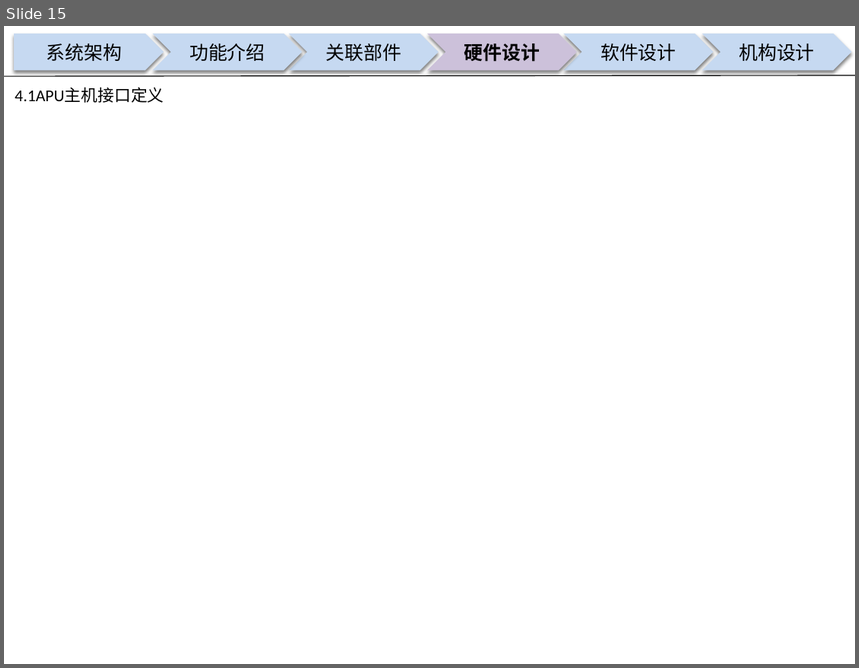
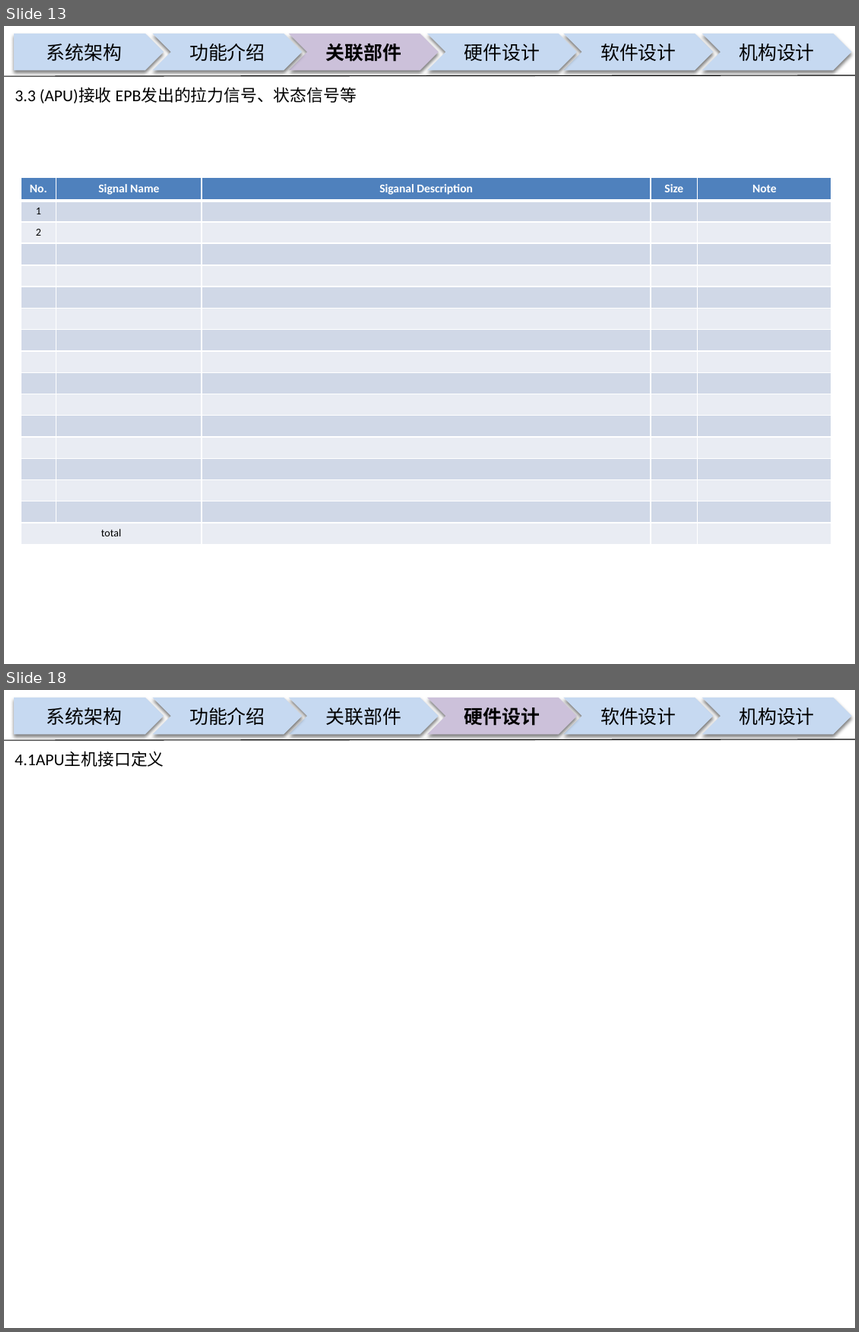
Before and after one commit to guruquan887/VAD01, a slide deck: 01需求分析/docs/specs/00APU设计构想书-VAD01-20180126.pptx. Shown one above the other, each under a label of ours: slide 15 before the commit, slides 13 and 18 after it; the slides between them are not shown. The pictures are 859x668 and 859x1332 pixels, drawn with LibreOffice and Linux fonts; fonts in the diff are those of the drawing; background and template pictures are left out. Boxes give left, top, right and bottom in pixels: in the first picture for what was removed or moved away, otherwise in the second. Text is boxed around its words. In the diff, an @@ line names an element or a change of style, - is before the commit and + after.

```diff
--- a/01需求分析/docs/specs/00APU设计构想书-VAD01-20180126.pptx
+++ b/01需求分析/docs/specs/00APU设计构想书-VAD01-20180126.pptx
@@ slide 13 added at (4, 26, 855, 664), background picture (left out) @@
@@ pentagon arrow added at (14, 34, 164, 70), fill #C6D9F1, 16 pt, text #000000 @@
+系统架构
@@ chevron added at (152, 34, 302, 70), fill #C6D9F1, 16 pt, text #000000 @@
+功能介绍
@@ chevron added at (289, 34, 439, 70), fill #CCC1DA, 16 pt, text #000000, bold @@
+关联部件
@@ chevron added at (427, 34, 577, 70), fill #C6D9F1, 16 pt, text #000000 @@
+硬件设计
@@ chevron added at (563, 34, 713, 70), fill #C6D9F1, 16 pt, text #000000 @@
+软件设计
@@ chevron added at (702, 34, 852, 70), fill #C6D9F1, 16 pt, text #000000 @@
+机构设计
@@ line added from (4, 76) to (855, 75), #000000 0.75 pt @@
@@ text added at (15, 88, 357, 104), 14 pt, text #000000 @@
+3.3 (APU)接收 EPB发出的拉力信号、状态信号等
@@ table added at (21, 177, 832, 541), 17 rows, 5 columns @@
+No. | Signal Name | Siganal Description | Size | Note
+1 |  |  |  | 
+2 |  |  |  | 
+ |  |  |  | 
+ |  |  |  | 
+ |  |  |  | 
+ |  |  |  | 
+ |  |  |  | 
+ |  |  |  | 
+ |  |  |  | 
+ |  |  |  | 
+ |  |  |  | 
+ |  |  |  | 
+ |  |  |  | 
+ |  |  |  | 
+ |  |  |  | 
+total |  |  |  | 
@@ what was slide 15 is now slide 18 @@
```
Also in this commit, not shown: 10 slides changed, 2 other slides added, 1 other file.
